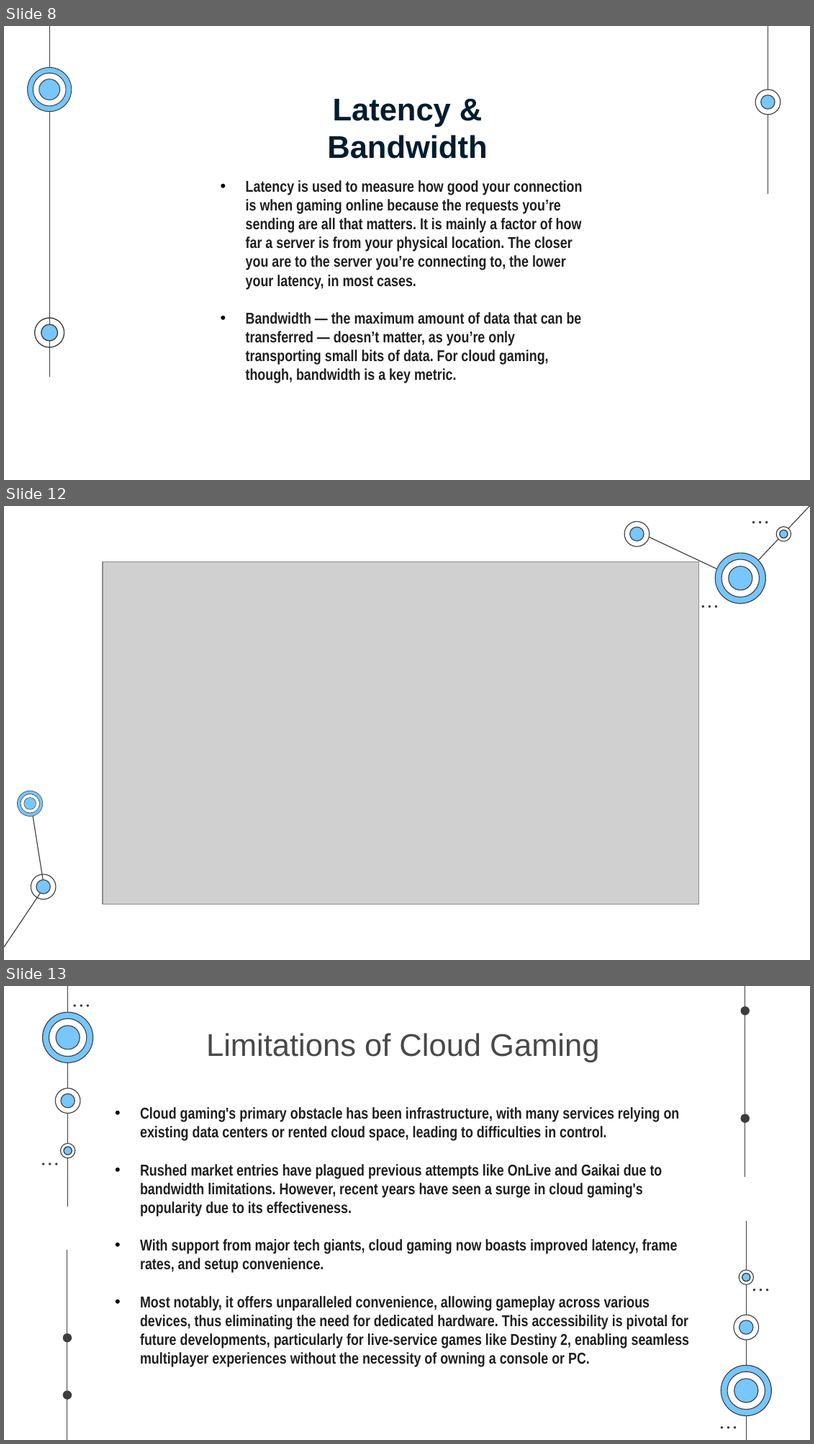
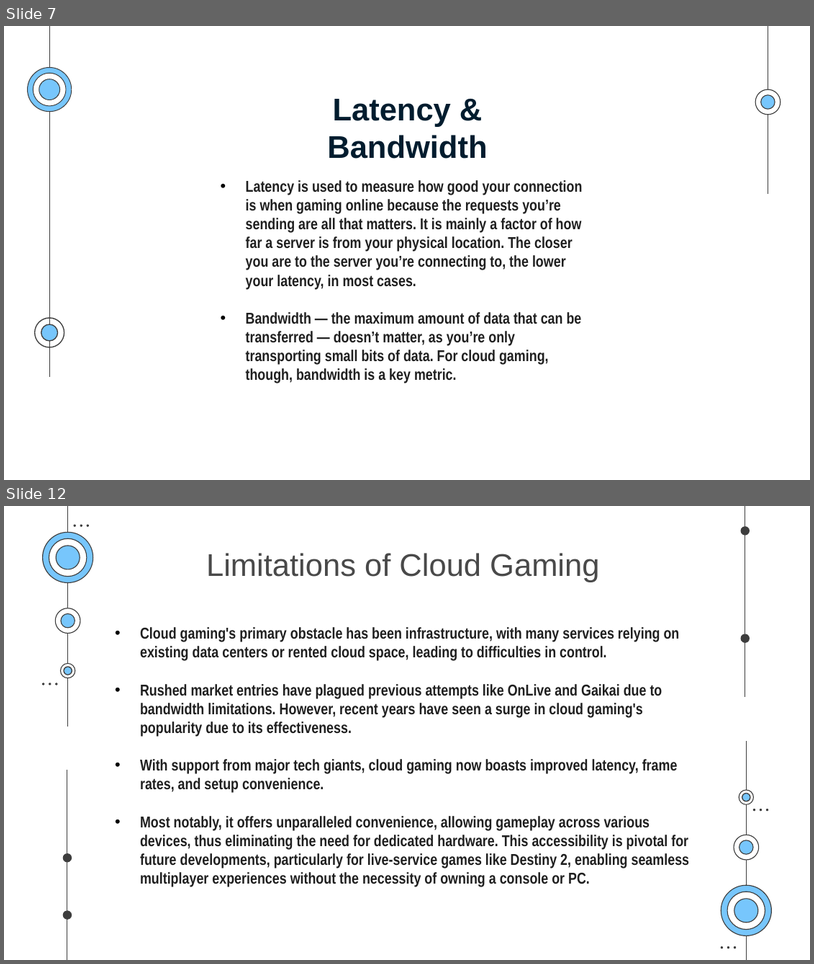
Before and after one commit to SaurabhYadav388/misc_works, a slide deck: Cloud_PPT/Shosau.pptx. Shown one above the other, each under a label of ours: slides 8, 12 and 13 before the commit, slides 7 and 12 after it; the slides between them are not shown. The pictures are 814x1444 and 814x964 pixels, drawn with LibreOffice and Linux fonts; fonts in the diff are those of the drawing; grey boxes stand for pictures. Boxes give left, top, right and bottom in pixels: in the first picture for what was removed or moved away, otherwise in the second. Text is boxed around its words. In the diff, an @@ line names an element or a change of style, - is before the commit and + after.

```diff
--- a/Cloud_PPT/Shosau.pptx
+++ b/Cloud_PPT/Shosau.pptx
@@ slide 12 removed at bbox=[4, 506, 810, 960], background #FFFFFF @@
@@ group removed at bbox=[624, 521, 650, 547]: 4 freeform shapes @@
@@ line removed from (810, 506) to (741, 579) @@
@@ ellipse removed at bbox=[752, 521, 755, 524] @@
@@ ellipse removed at bbox=[759, 521, 762, 524] @@
@@ ellipse removed at bbox=[766, 521, 769, 524] @@
@@ line removed from (741, 580) to (638, 532) @@
@@ group removed at bbox=[777, 526, 792, 541]: 4 freeform shapes @@
@@ picture removed at bbox=[103, 561, 699, 903] @@
@@ group removed at bbox=[715, 553, 767, 605]: 6 freeform shapes @@
@@ ellipse removed at bbox=[702, 605, 705, 608] @@
@@ ellipse removed at bbox=[709, 605, 711, 608] @@
@@ ellipse removed at bbox=[715, 605, 718, 608] @@
@@ group removed at bbox=[17, 790, 44, 816]: 6 freeform shapes @@
@@ line removed from (44, 887) to (31, 802) @@
@@ line removed from (4, 947) to (44, 888) @@
@@ freeform shape removed at bbox=[31, 874, 57, 900] @@
@@ freeform shape removed at bbox=[36, 880, 50, 893] @@
@@ freeform shape removed at bbox=[36, 880, 51, 894] @@
@@ what was slide 8 is now slide 7 @@
@@ what was slide 13 is now slide 12 @@
```
Also in this commit, not shown: 10 slides changed, 3 slides added, 2 other slides removed.
